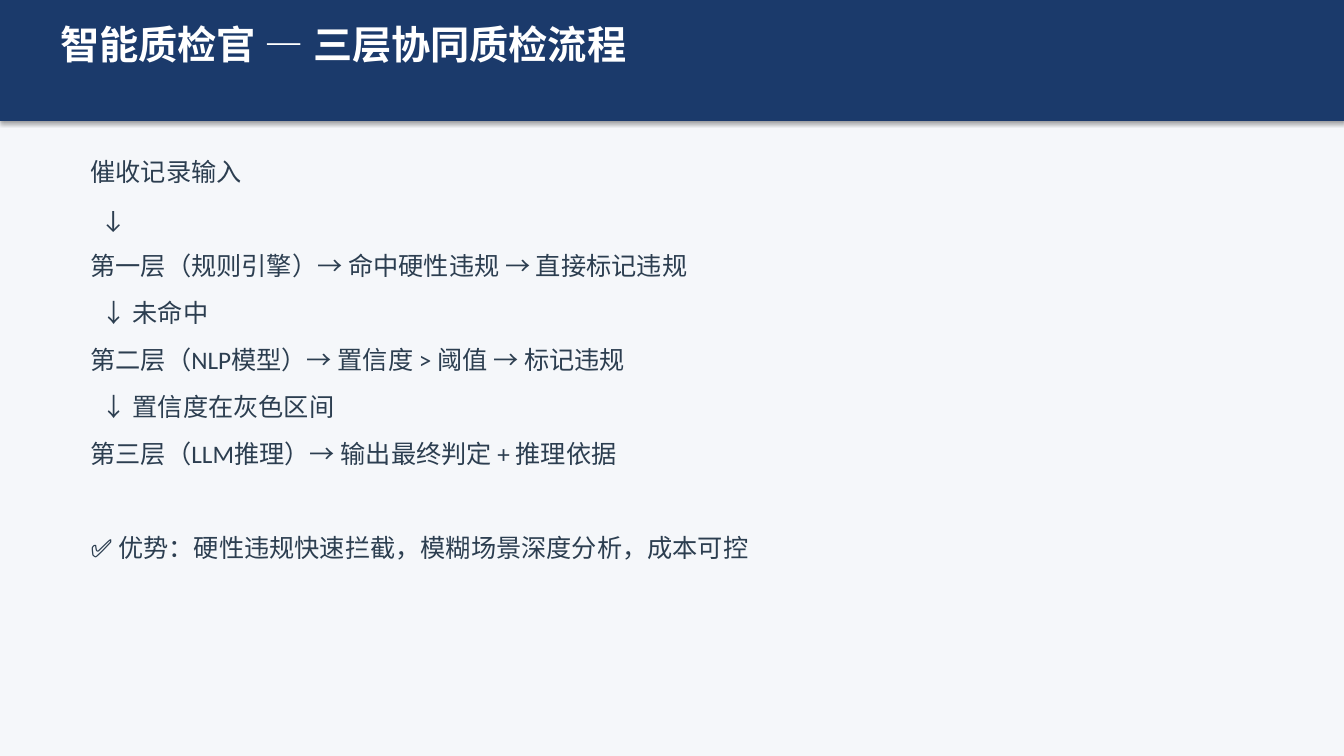
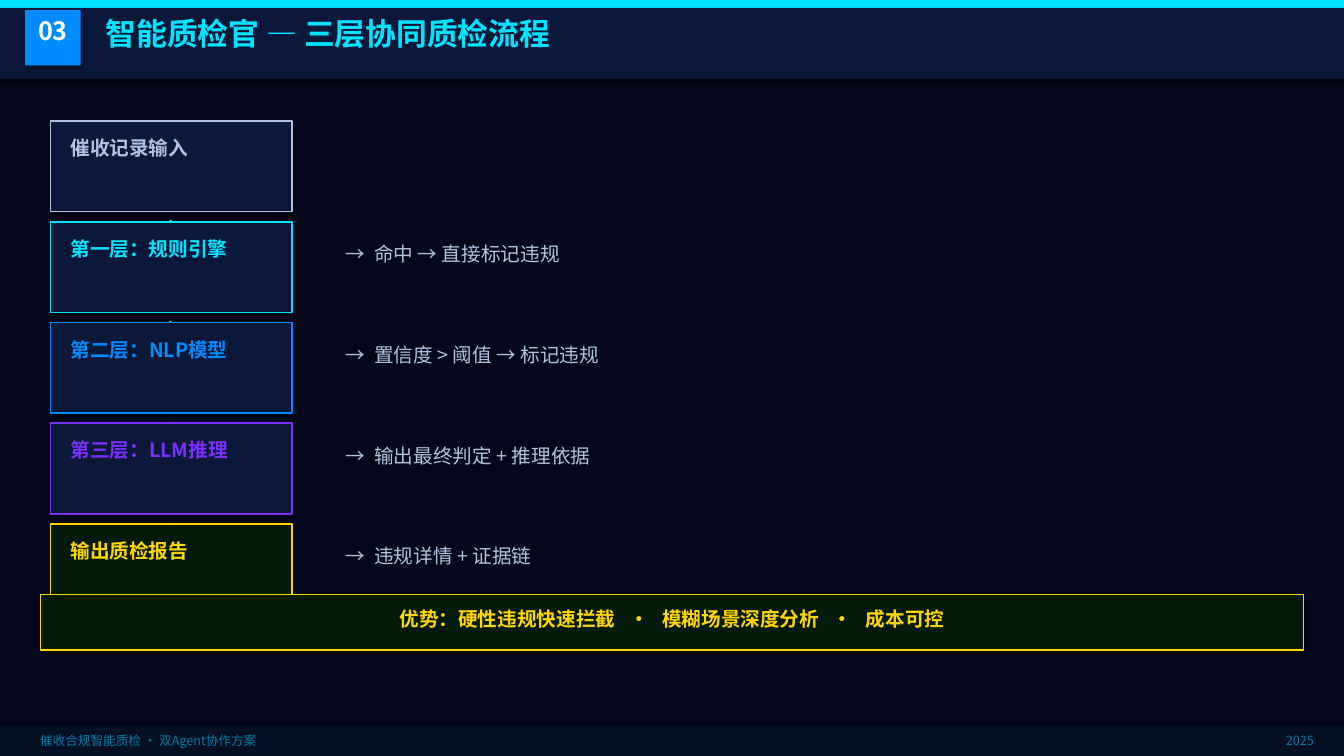
Before and after one commit to pengzhong200722-hue/DocBabel, a slide deck: slide 10 of docs/催收合规智能质检方案_双Agent协作体系.pptx. Drawn at 1344x756 pixels with LibreOffice and Linux fonts; fonts in the diff are those of the drawing. Boxes give left, top, right and bottom in pixels: in the first picture for what was removed or moved away, otherwise in the second. Text is boxed around its words. In the diff, an @@ line names an element or a change of style, - is before the commit and + after.

```diff
--- a/docs/催收合规智能质检方案_双Agent协作体系.pptx
+++ b/docs/催收合规智能质检方案_双Agent协作体系.pptx
@@ background #F5F7FA to #04081A @@
@@ rectangle resized from (x1=0, y1=0, x2=1344, y2=121) to (x1=0, y1=0, x2=1344, y2=8) @@
@@ rectangle at (x1=0, y1=0, x2=1344, y2=8): fill #1B3A6B to #00E5FF @@
@@ rectangle added at (x1=0, y1=8, x2=1344, y2=79), fill #0B183A @@
@@ rectangle added at (x1=25, y1=10, x2=81, y2=66), fill #008BFF @@
@@ text added at (x1=38, y1=21, x2=68, y2=41), 18 pt, text #FFFFFF, bold @@
+03
@@ text "智能质检官 — 三层协同质检流程" moved from (x1=60, y1=25, x2=626, y2=63) to (x1=106, y1=18, x2=550, y2=48) @@
@@ text "智能质检官 — 三层协同质检流程" at (x1=106, y1=18, x2=550, y2=48): size 28 to 22 pt, font Calibri to Noto Sans CJK SC, text colour #FFFFFF to #00E5FF @@
@@ rectangle added at (x1=50, y1=121, x2=292, y2=212), fill #0B183A, outline #B0C4DE 1.2 pt @@
@@ text added at (x1=70, y1=138, x2=188, y2=157), 14 pt, text #B0C4DE, bold @@
+催收记录输入
@@ text removed at (x1=91, y1=160, x2=748, y2=560) @@
-催收记录输入
-↓
-第一层（规则引擎）→ 命中硬性违规 → 直接标记违规
-↓ 未命中
-第二层（NLP模型）→ 置信度 > 阈值 → 标记违规
-↓ 置信度在灰色区间
-第三层（LLM推理）→ 输出最终判定 + 推理依据
-✅ 优势：硬性违规快速拦截，模糊场景深度分析，成本可控
@@ rectangle added at (x1=50, y1=222, x2=292, y2=313), fill #0B183A, outline #00E5FF 1.2 pt @@
@@ text added at (x1=70, y1=239, x2=227, y2=258), 14 pt, text #00E5FF, bold @@
+第一层：规则引擎
@@ text added at (x1=136, y1=212, x2=207, y2=227), 18 pt, text #00E5FF, bold @@
+↓
@@ text added at (x1=374, y1=244, x2=560, y2=263), 14 pt, text #B0C4DE @@
+→ 命中 → 直接标记违规
@@ rectangle added at (x1=50, y1=323, x2=292, y2=413), fill #0B183A, outline #008BFF 1.2 pt @@
@@ text added at (x1=136, y1=313, x2=207, y2=328), 18 pt, text #00E5FF, bold @@
+↓
@@ text added at (x1=70, y1=340, x2=227, y2=359), 14 pt, text #008BFF, bold @@
+第二层：NLP模型
@@ text added at (x1=374, y1=345, x2=600, y2=364), 14 pt, text #B0C4DE @@
+→ 置信度 > 阈值 → 标记违规
@@ text added at (x1=136, y1=413, x2=207, y2=429), 18 pt, text #00E5FF, bold @@
+↓
@@ rectangle added at (x1=50, y1=423, x2=292, y2=514), fill #0B183A, outline #7B2FFF 1.2 pt @@
@@ text added at (x1=70, y1=440, x2=227, y2=459), 14 pt, text #7B2FFF, bold @@
+第三层：LLM推理
@@ text added at (x1=374, y1=446, x2=590, y2=465), 14 pt, text #B0C4DE @@
+→ 输出最终判定 + 推理依据
@@ rectangle added at (x1=50, y1=524, x2=292, y2=615), fill #041A0A, outline #FFD700 1.2 pt @@
@@ text added at (x1=136, y1=514, x2=207, y2=529), 18 pt, text #00E5FF, bold @@
+↓
@@ text added at (x1=70, y1=541, x2=188, y2=560), 14 pt, text #FFD700, bold @@
+输出质检报告
@@ text added at (x1=374, y1=546, x2=532, y2=565), 14 pt, text #B0C4DE @@
+→ 违规详情 + 证据链
@@ rectangle added at (x1=40, y1=595, x2=1304, y2=650), fill #041A0A, outline #FFD700 1 pt @@
@@ text added at (x1=399, y1=609, x2=944, y2=628), 14 pt, text #FFD700, bold @@
+优势：硬性违规快速拦截 · 模糊场景深度分析 · 成本可控
@@ rectangle added at (x1=0, y1=726, x2=1344, y2=756), fill #061024 @@
@@ text added at (x1=40, y1=734, x2=256, y2=748), 9 pt, text #007AA8 @@
+催收合规智能质检 · 双Agent协作方案
@@ text added at (x1=1286, y1=735, x2=1314, y2=745), 9 pt, text #007AA8 @@
+2025
```
Also in this commit, not shown: 23 other slides changed, 1 slide added, 1 slide removed.
